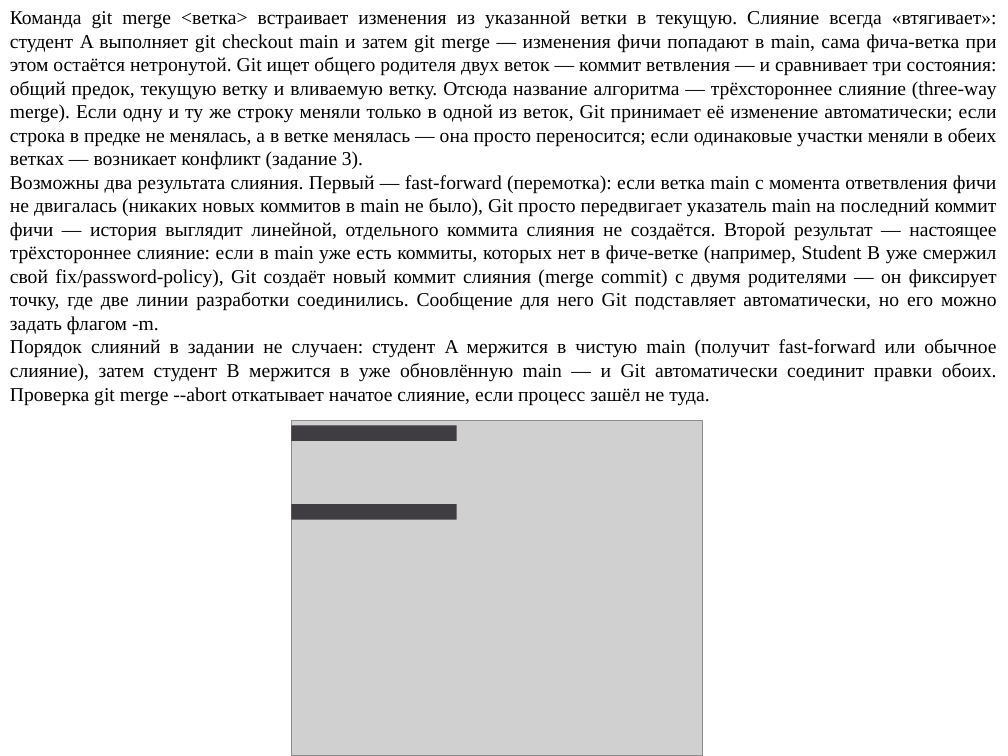
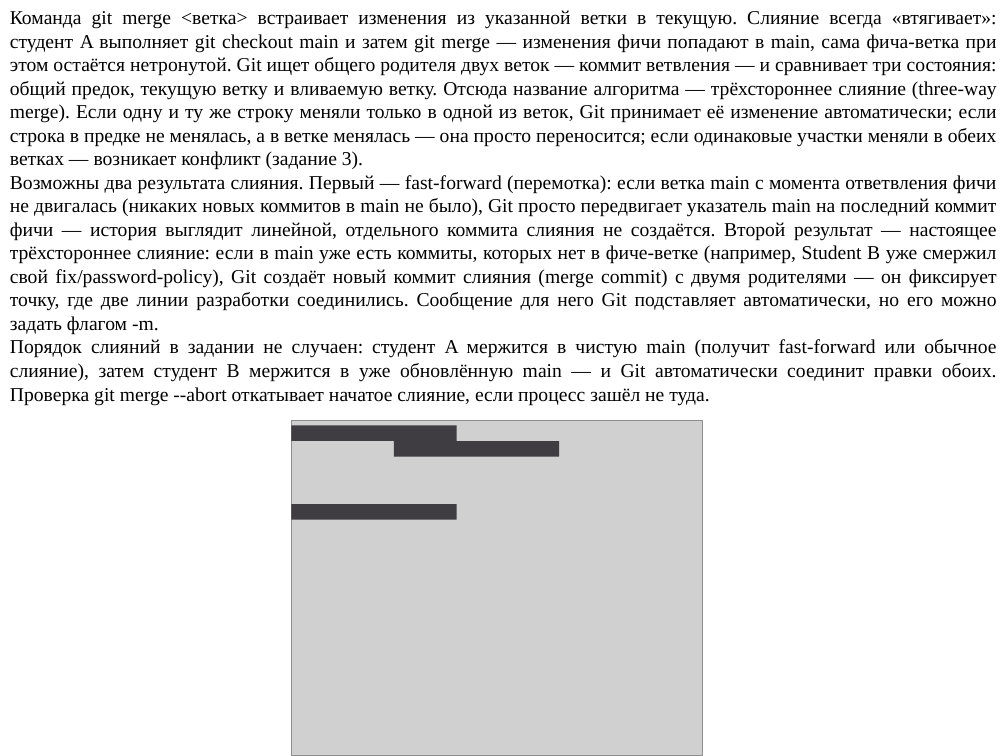
Before and after one commit to mbdatateach/site, a slide deck: slide 13 of УК/практики/УК практика 4.pptx. Drawn at 1008x756 pixels with LibreOffice and Linux fonts; fonts in the diff are those of the drawing; grey boxes stand for pictures. Boxes give left, top, right and bottom in pixels: in the first picture for what was removed or moved away, otherwise in the second. Text is boxed around its words. In the diff, an @@ line names an element or a change of style, - is before the commit and + after.

```diff
--- a/УК/практики/УК практика 4.pptx
+++ b/УК/практики/УК практика 4.pptx
@@ rectangle added at <box>394,442,559,458</box>, fill #3F3C42 @@
```
Also in this commit, not shown: 4 other files.
